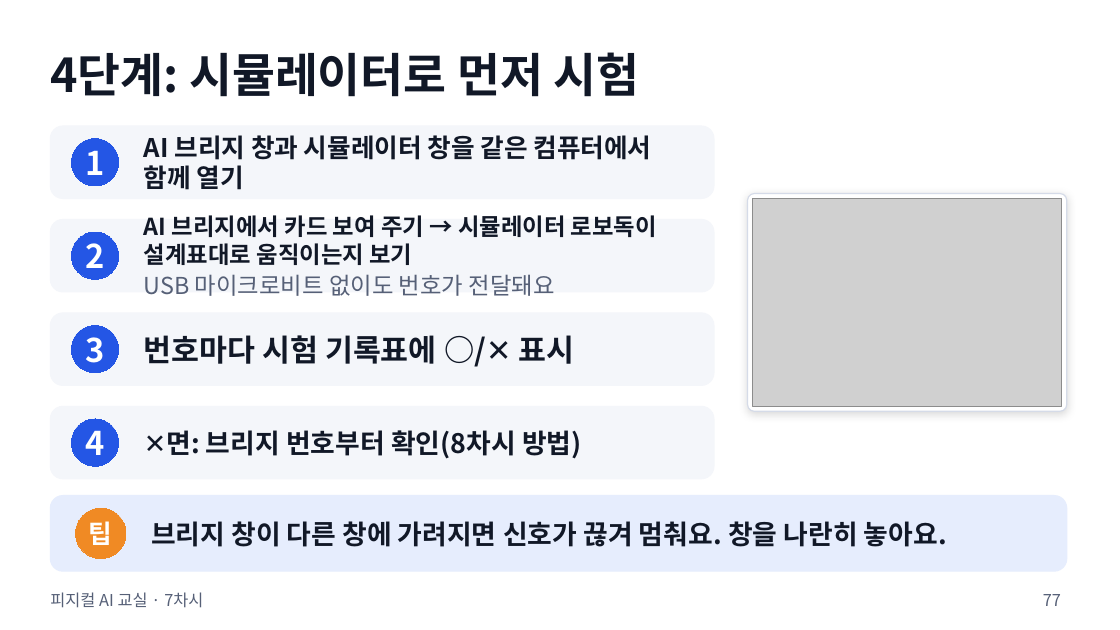
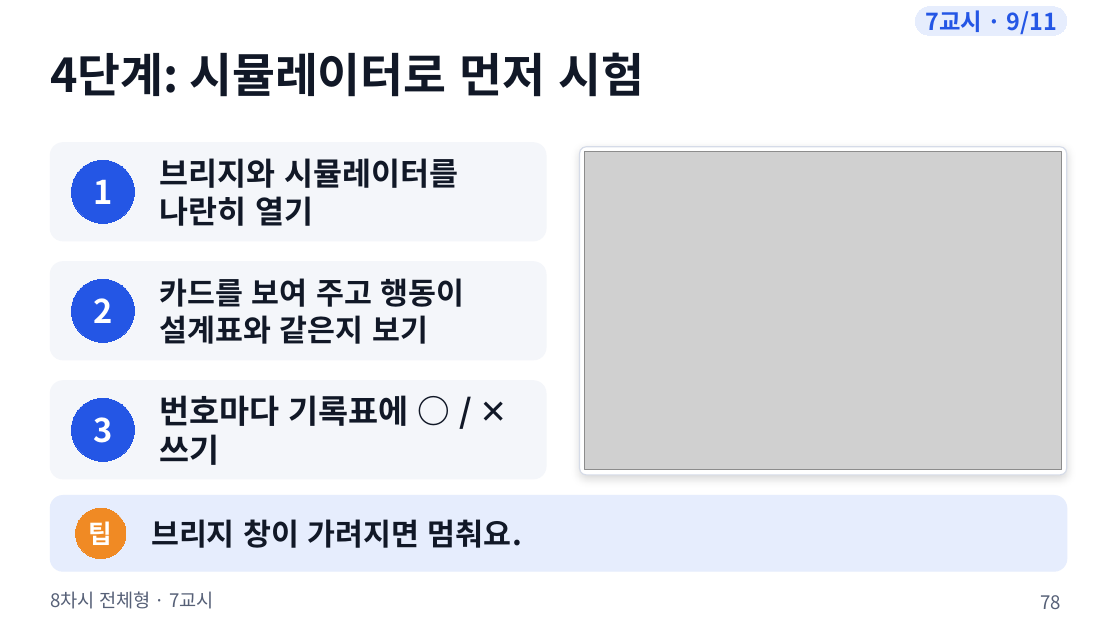
Before and after one commit to boundaryx01-uniquelife/microbit, a slide deck: slide 78 of bridge/docs/materials/8차시_전체형/8차시_수업슬라이드.pptx (slide 77 before the commit). Drawn at 1120x630 pixels with LibreOffice and Linux fonts; fonts in the diff are those of the drawing; grey boxes stand for pictures. Boxes give left, top, right and bottom in pixels: in the first picture for what was removed or moved away, otherwise in the second. Text is boxed around its words. In the diff, an @@ line names an element or a change of style, - is before the commit and + after.

```diff
--- a/bridge/docs/materials/8차시_전체형/8차시_수업슬라이드.pptx
+++ b/bridge/docs/materials/8차시_전체형/8차시_수업슬라이드.pptx
@@ rounded rectangle added at [916,7,1067,35], fill #E6EDFD, outline #E6EDFD 0.75 pt, 20 pt, text #2456E5, bold @@
+7교시 · 9/11
@@ rounded rectangle: place and size @@
-rounded rectangle at [50,126,714,198]
+rounded rectangle at [50,143,546,241]
@@ rounded rectangle: place and size @@
-rounded rectangle at [748,193,1067,411]
+rounded rectangle at [580,147,1067,476]
@@ ellipse "1": place and size @@
-ellipse "1" at [71,139,118,186]
+ellipse "1" at [71,160,134,223]
@@ text at [160,158,458,226]: text changed; size 22 to 27 pt @@
-AI 브리지 창과 시뮬레이터 창을 같은 컴퓨터에서 함께 열기
+브리지와 시뮬레이터를 나란히 열기
@@ picture added at [585,152,1062,471] @@
@@ picture removed at [753,198,1062,406] @@
@@ rounded rectangle removed at [50,219,714,292] @@
@@ text removed at [144,215,657,296] @@
-AI 브리지에서 카드 보여 주기 → 시뮬레이터 로보독이 설계표대로 움직이는지 보기
-USB 마이크로비트 없이도 번호가 전달돼요
@@ proportions changed in 4 elements at [50,381,546,479], [580,147,1067,476], [50,143,546,241], [50,262,546,360] @@
@@ rounded rectangle: place and size @@
-rounded rectangle at [50,313,714,386]
+rounded rectangle at [50,262,546,360]
@@ ellipse "2": place and size @@
-ellipse "2" at [71,232,118,279]
+ellipse "2" at [71,280,134,343]
@@ text added at [160,278,465,344], 26 pt, text #111827, bold @@
+카드를 보여 주고 행동이 설계표와 같은지 보기
@@ rounded rectangle: place and size @@
-rounded rectangle at [50,407,714,479]
+rounded rectangle at [50,381,546,479]
@@ ellipse "3": place and size @@
-ellipse "3" at [71,326,118,373]
+ellipse "3" at [71,398,134,461]
@@ ellipse removed at [71,419,118,466] @@
-4
@@ text at [160,395,409,465]: text changed; size 26 to 28 pt @@
-번호마다 시험 기록표에 ○/✕ 표시
+번호마다 기록표에 ○ / ✕ 쓰기
@@ text removed at [166,430,582,459] @@
-✕면: 브리지 번호부터 확인(8차시 방법)
@@ text at [151,519,522,548]: text changed; size 23 to 26 pt @@
-브리지 창이 다른 창에 가려지면 신호가 끊겨 멈춰요. 창을 나란히 놓아요.
+브리지 창이 가려지면 멈춰요.
@@ text at [50,591,214,609]: text changed; size 14 to 16 pt @@
-피지컬 AI 교실 · 7차시
+8차시 전체형 · 7교시
@@ page number at [1040,595,1061,609]: text changed; size 14 to 16 pt @@
-77
+78
```
Also in this commit, not shown: 89 other slides changed, 1 slide added, 25 other files.
